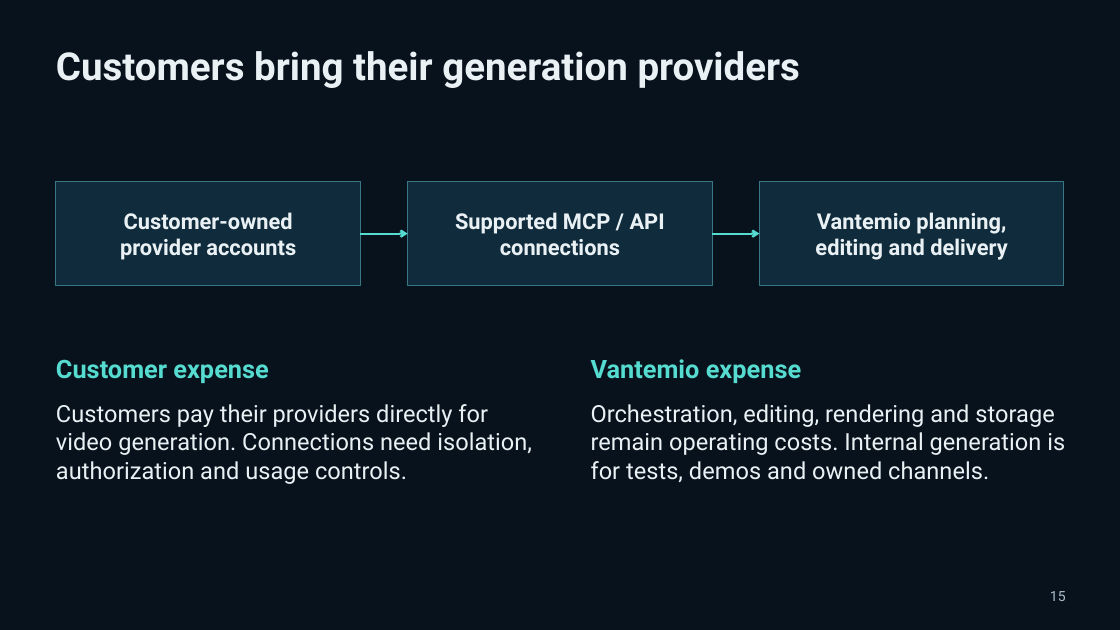
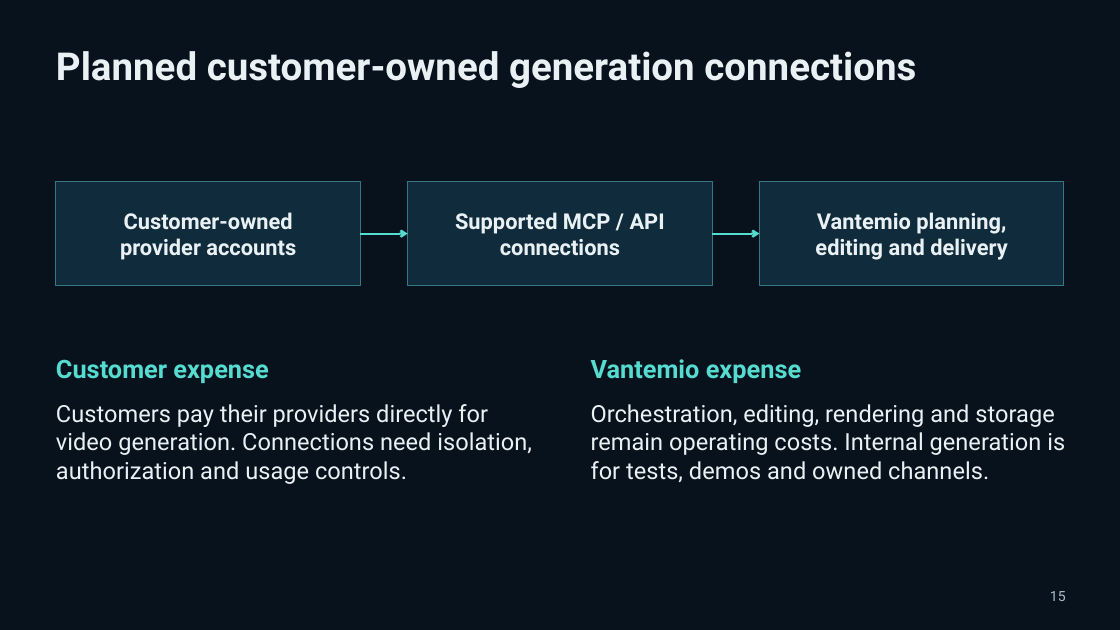
Before and after one commit to pavlichuckcrypt-maker/Vantemio, a slide deck: slide 15 of docs/pitch/Vantemio_Presentation_2026-10-05.pptx. Drawn at 1120x630 pixels with LibreOffice and Linux fonts; fonts in the diff are those of the drawing. Boxes give left, top, right and bottom in pixels: in the first picture for what was removed or moved away, otherwise in the second. Text is boxed around its words. In the diff, an @@ line names an element or a change of style, - is before the commit and + after.

Commit message:
Add planned copyright screening and clarify product readiness

```diff
--- a/docs/pitch/Vantemio_Presentation_2026-10-05.pptx
+++ b/docs/pitch/Vantemio_Presentation_2026-10-05.pptx
@@ text at [56,51,916,88]: text changed @@
-Customers bring their generation providers
+Planned customer-owned generation connections
```
Also in this commit, not shown: 17 other slides changed, 1 slide added, 1 other file.
